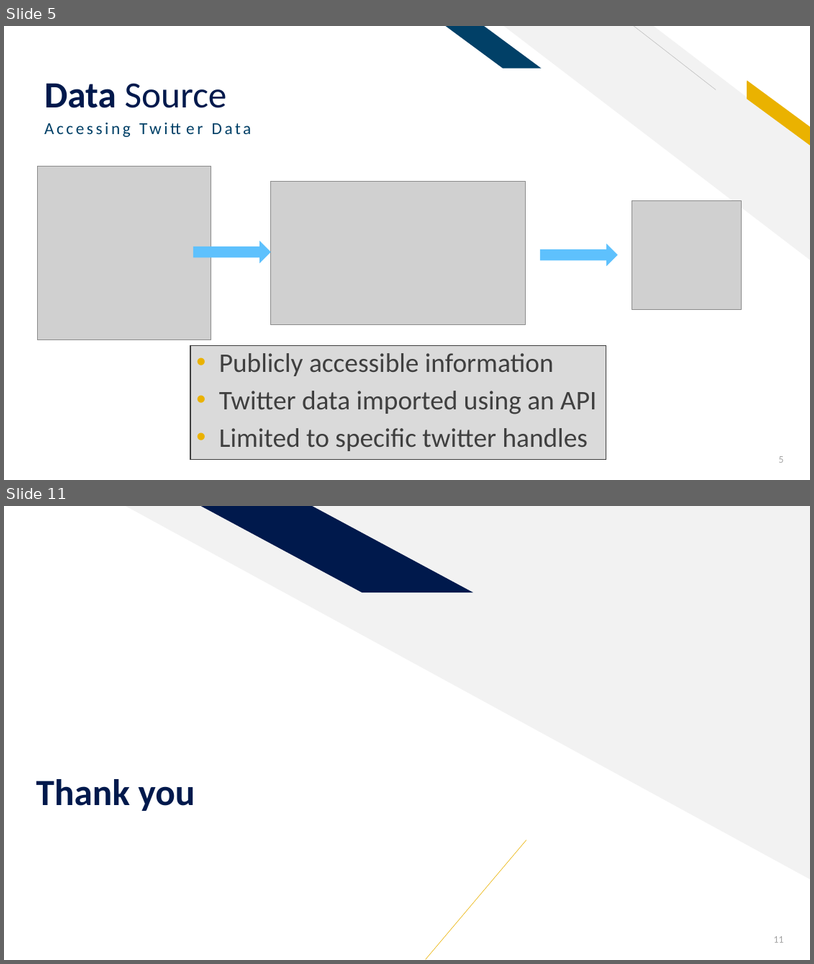
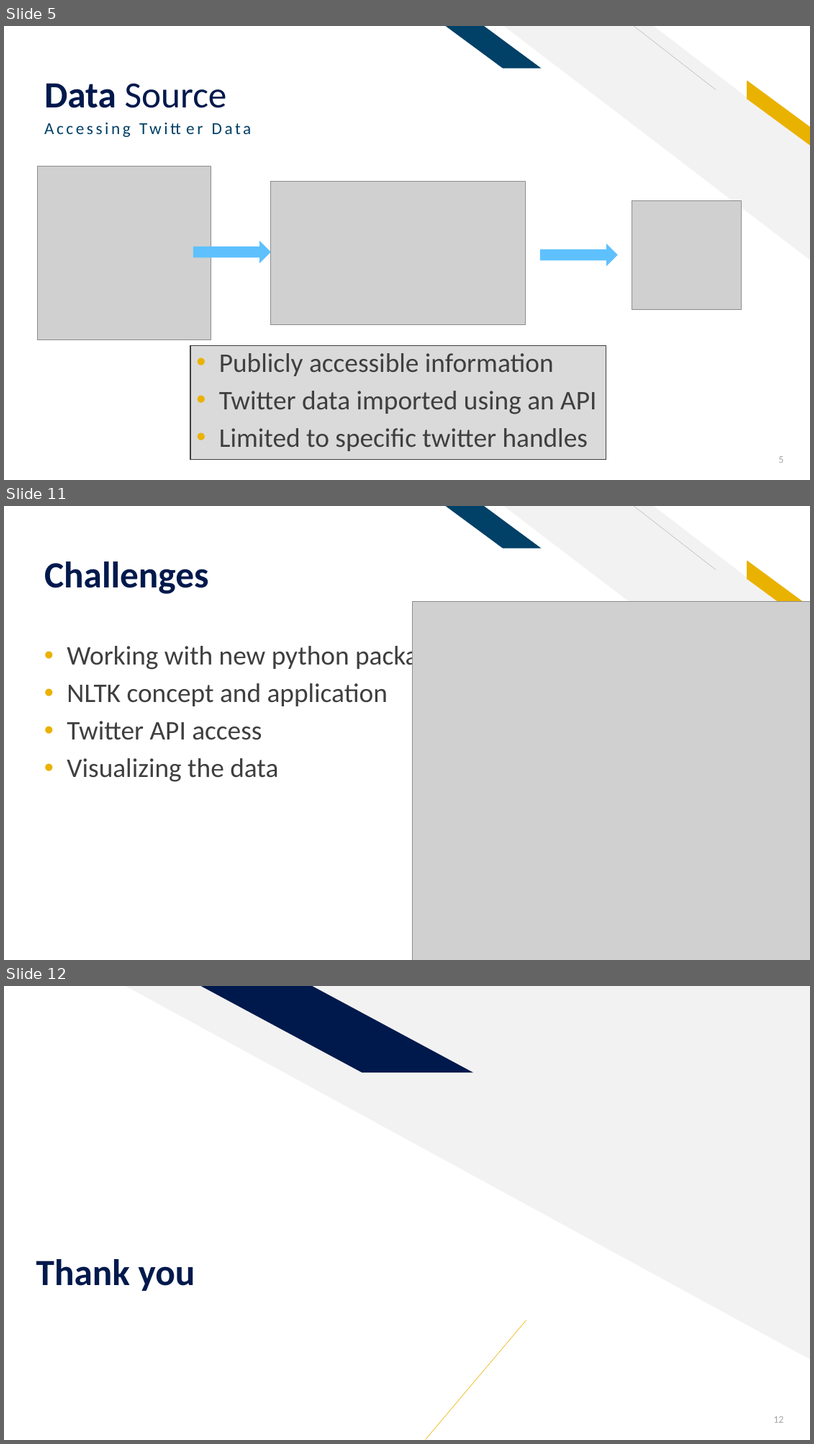
Before and after one commit to sethrpaniagua/Twitter-Sentament-Analysis, a slide deck: ML Group Project_Sentiment Analysis of Twitter Data.pptx. Shown one above the other, each under a label of ours: slides 5 and 11 before the commit, slides 5, 11 and 12 after it; the slides between them are not shown. The pictures are 814x964 and 814x1444 pixels, drawn with LibreOffice and Linux fonts; fonts in the diff are those of the drawing; grey boxes stand for pictures. Boxes give left, top, right and bottom in pixels: in the first picture for what was removed or moved away, otherwise in the second. Text is boxed around its words. In the diff, an @@ line names an element or a change of style, - is before the commit and + after.

```diff
--- a/ML Group Project_Sentiment Analysis of Twitter Data.pptx
+++ b/ML Group Project_Sentiment Analysis of Twitter Data.pptx
@@ slide 11 added at <box>4,506,810,960</box>, background #FFFFFF; not listed: 5 template elements that a slide beside it also shows @@
@@ rectangle added at <box>741,525,786,557</box>, fill #FFFFFF @@
@@ title added at <box>44,561,208,594</box>, 44 pt, text #00194C, bold @@
+Challenges
@@ picture added at <box>413,602,810,960</box> @@
@@ text added at <box>67,642,455,782</box>, 32 pt, text #3F3F3F @@
+• Working with new python packages
+• NLTK concept and application
+• Twitter API access
+• Visualizing the data
@@ what was slide 11 is now slide 12 @@
@@ page number at <box>774,1416,784,1422</box>: text changed @@
-11
+12
```
Also in this commit, not shown: 3 slides changed, 3 other slides added, 3 slides removed.
